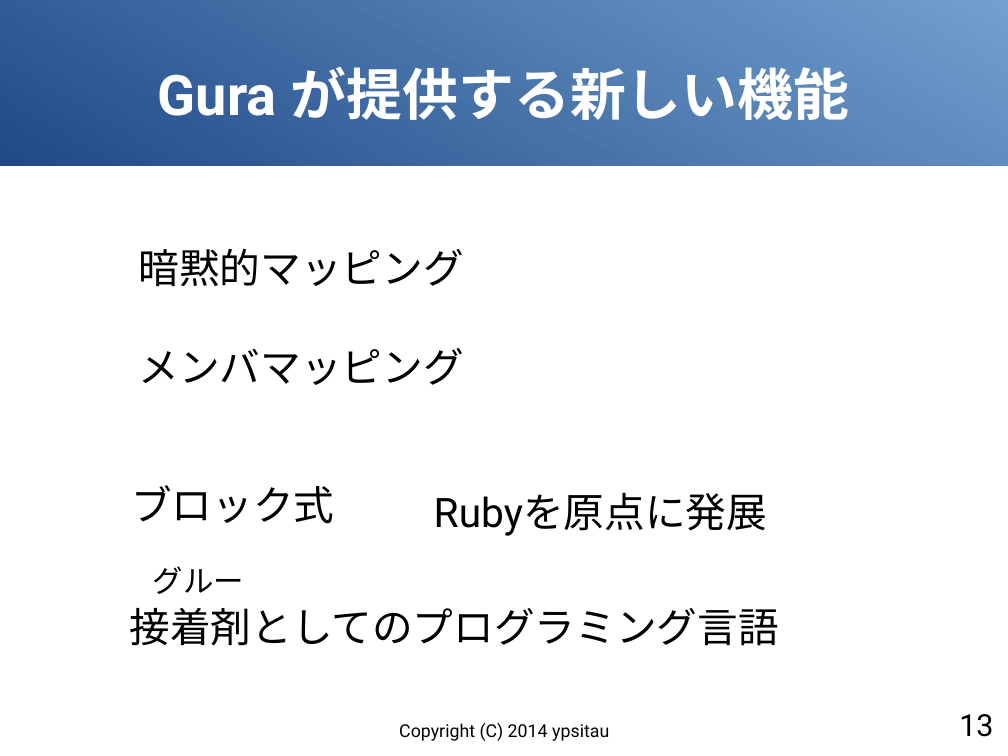
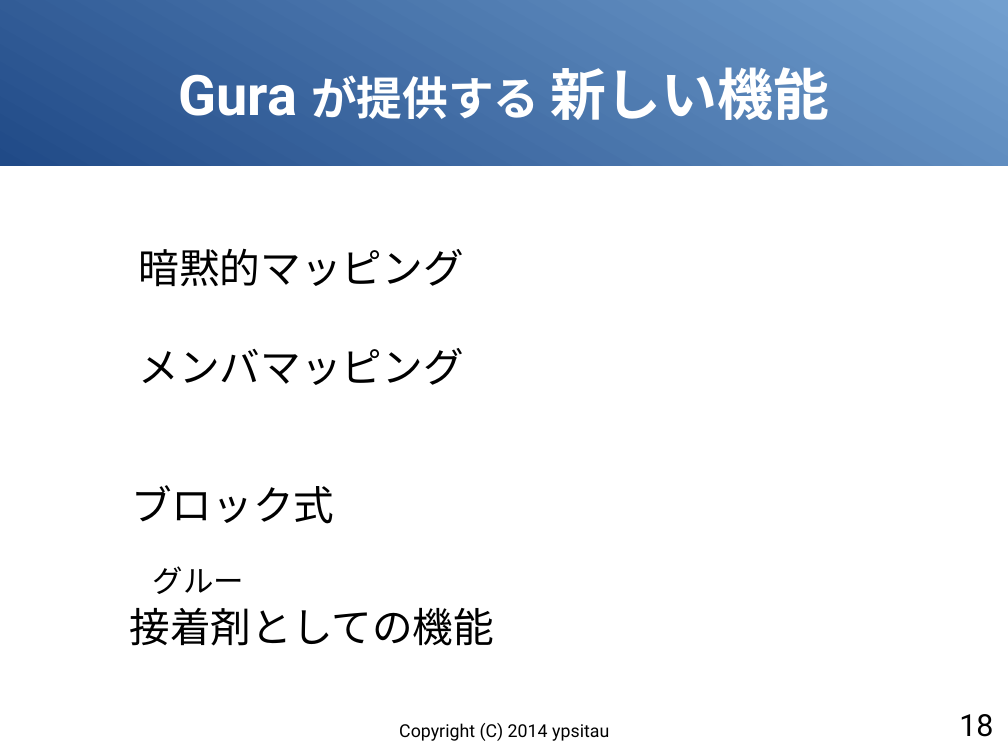
Before and after one commit to gura-lang/gura-doc, a slide deck: slide 18 of presentation/gura-introduction.odp (slide 13 before the commit). Drawn at 1008x756 pixels with LibreOffice and Linux fonts; fonts in the diff are those of the drawing. Boxes give left, top, right and bottom in pixels: in the first picture for what was removed or moved away, otherwise in the second. Text is boxed around its words. In the diff, an @@ line names an element or a change of style, - is before the commit and + after.

```diff
--- a/presentation/gura-introduction.odp
+++ b/presentation/gura-introduction.odp
@@ title at [178, 67, 829, 120]: spaces changed @@
-Gura が提供する新しい機能
+Gura が提供する 新しい機能
@@ text removed at [434, 493, 767, 536] @@
-Rubyを原点に発展
@@ text at [129, 608, 494, 646]: text changed @@
-接着剤としてのプログラミング言語
+接着剤としての機能
@@ page number at [959, 714, 993, 737]: text changed @@
-13
+18
```
Also in this commit, not shown: 6 other slides changed, 9 slides added.
